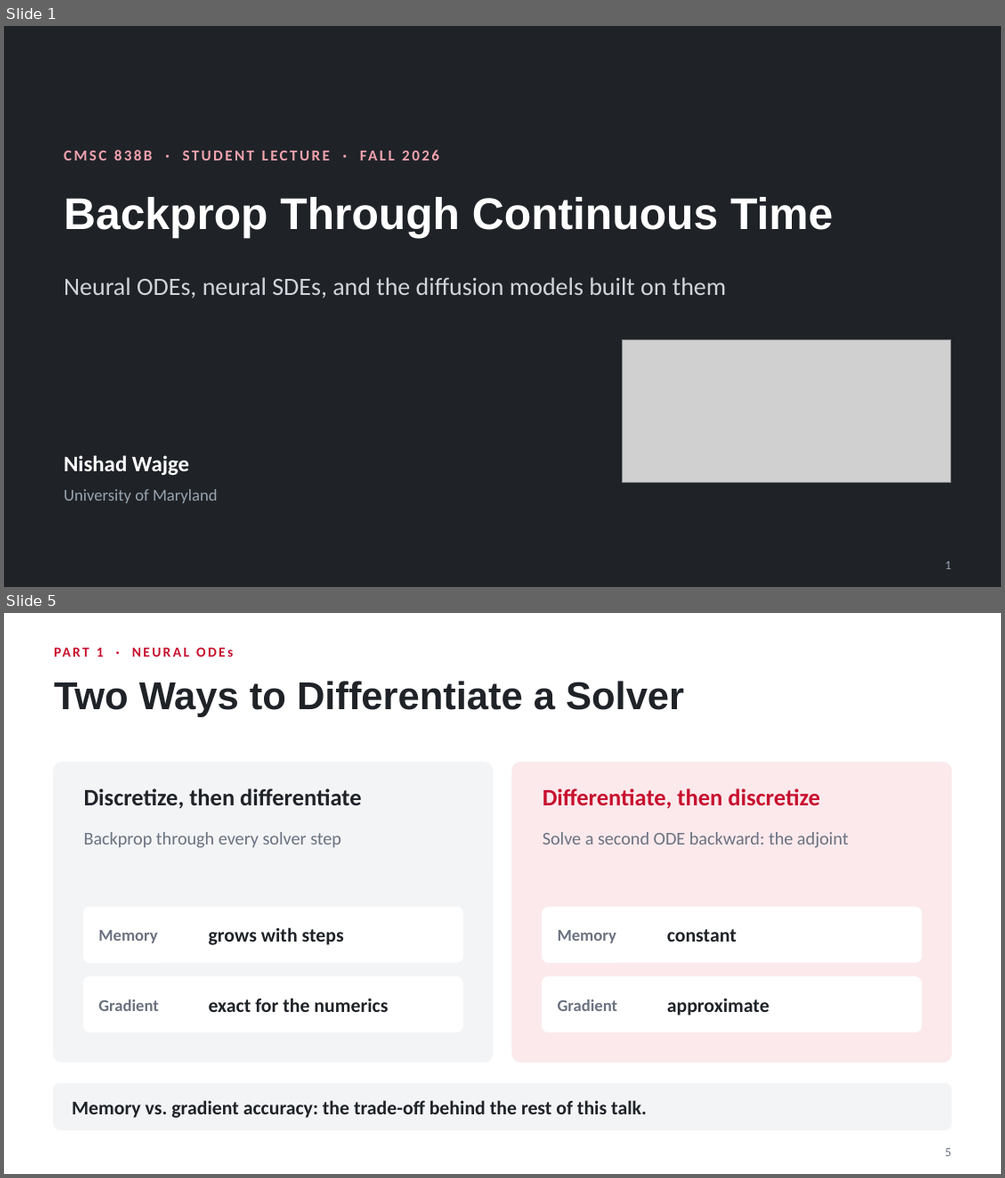
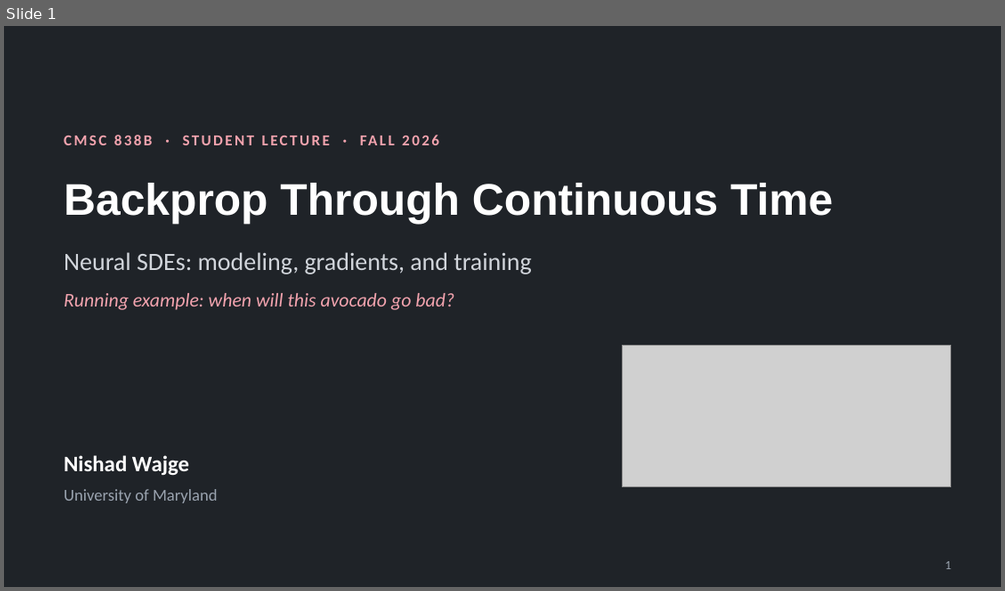
Before and after one commit to nishadw/neural-sde, a slide deck: lecture/neural_sde_lecture.pptx. Shown one above the other, each under a label of ours: slides 1 and 5 before the commit, slide 1 after it; the slides between them are not shown. The pictures are 1005x1178 and 1005x591 pixels, drawn with LibreOffice and Linux fonts; fonts in the diff are those of the drawing; grey boxes stand for pictures. Boxes give left, top, right and bottom in pixels: in the first picture for what was removed or moved away, otherwise in the second. Text is boxed around its words. In the diff, an @@ line names an element or a change of style, - is before the commit and + after.

```diff
--- a/lecture/neural_sde_lecture.pptx
+++ b/lecture/neural_sde_lecture.pptx
@@ slide 5 removed at [4,613,1001,1174], background #FFFFFF @@
@@ text removed at [97,648,104,657] @@
-PART 1 · NEURAL ODEs
@@ title removed at [54,681,684,717] @@
-Two Ways to Differentiate a Solver
@@ rounded rectangle removed at [54,763,493,1062] @@
@@ rounded rectangle removed at [512,763,951,1062] @@
@@ text removed at [84,788,361,808] @@
-Discretize, then differentiate
@@ text removed at [542,788,820,808] @@
-Differentiate, then discretize
@@ text removed at [84,832,341,848] @@
-Backprop through every solver step
@@ text removed at [542,832,849,848] @@
-Solve a second ODE backward: the adjoint
@@ rounded rectangle removed at [84,907,462,962] @@
@@ text removed at [98,930,157,943] @@
-Memory
@@ text removed at [209,927,344,945] @@
-grows with steps
@@ rounded rectangle removed at [542,907,921,962] @@
@@ text removed at [558,930,616,943] @@
-Memory
@@ text removed at [667,929,736,941] @@
-constant
@@ rounded rectangle removed at [84,977,462,1031] @@
@@ rounded rectangle removed at [542,977,921,1031] @@
@@ text removed at [98,999,159,1011] @@
-Gradient
@@ text removed at [209,997,388,1012] @@
-exact for the numerics
@@ text removed at [558,999,618,1011] @@
-Gradient
@@ text removed at [667,997,769,1015] @@
-approximate
@@ rounded rectangle removed at [54,1084,951,1129] @@
@@ text removed at [72,1100,647,1118] @@
-Memory vs. gradient accuracy: the trade-off behind the rest of this talk.
@@ page number removed at [945,1148,951,1156] @@
-5
@@ slide 1 changed as well @@
@@ text "CMSC 838B · STUDENT LECTURE ...": place and size @@
-text "CMSC 838B · STUDENT LECTURE ..." at [64,145,941,176]
+text "CMSC 838B · STUDENT LECTURE ..." at [64,131,941,160]
@@ text "Backprop Through Continuous Time": place and size @@
-text "Backprop Through Continuous Time" at [64,197,833,239]
+text "Backprop Through Continuous Time" at [64,183,833,224]
@@ text at [64,252,531,274]: text changed @@
-Neural ODEs, neural SDEs, and the diffusion models built on them
+Neural SDEs: modeling, gradients, and training
@@ text added at [64,293,454,310], 14 pt, text #F2A3AE, italic @@
+Running example: when will this avocado go bad?
@@ picture: place and size @@
-picture at [622,340,951,483]
+picture at [622,345,951,488]
```
Also in this commit, not shown: 4 other slides changed, 21 slides added, 11 other slides removed, 4 other files.
